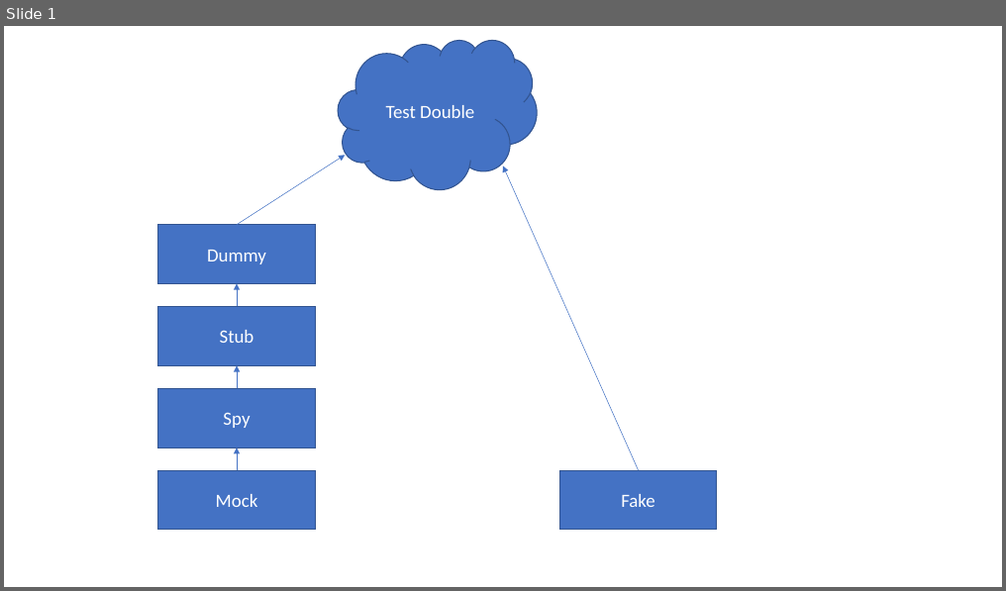
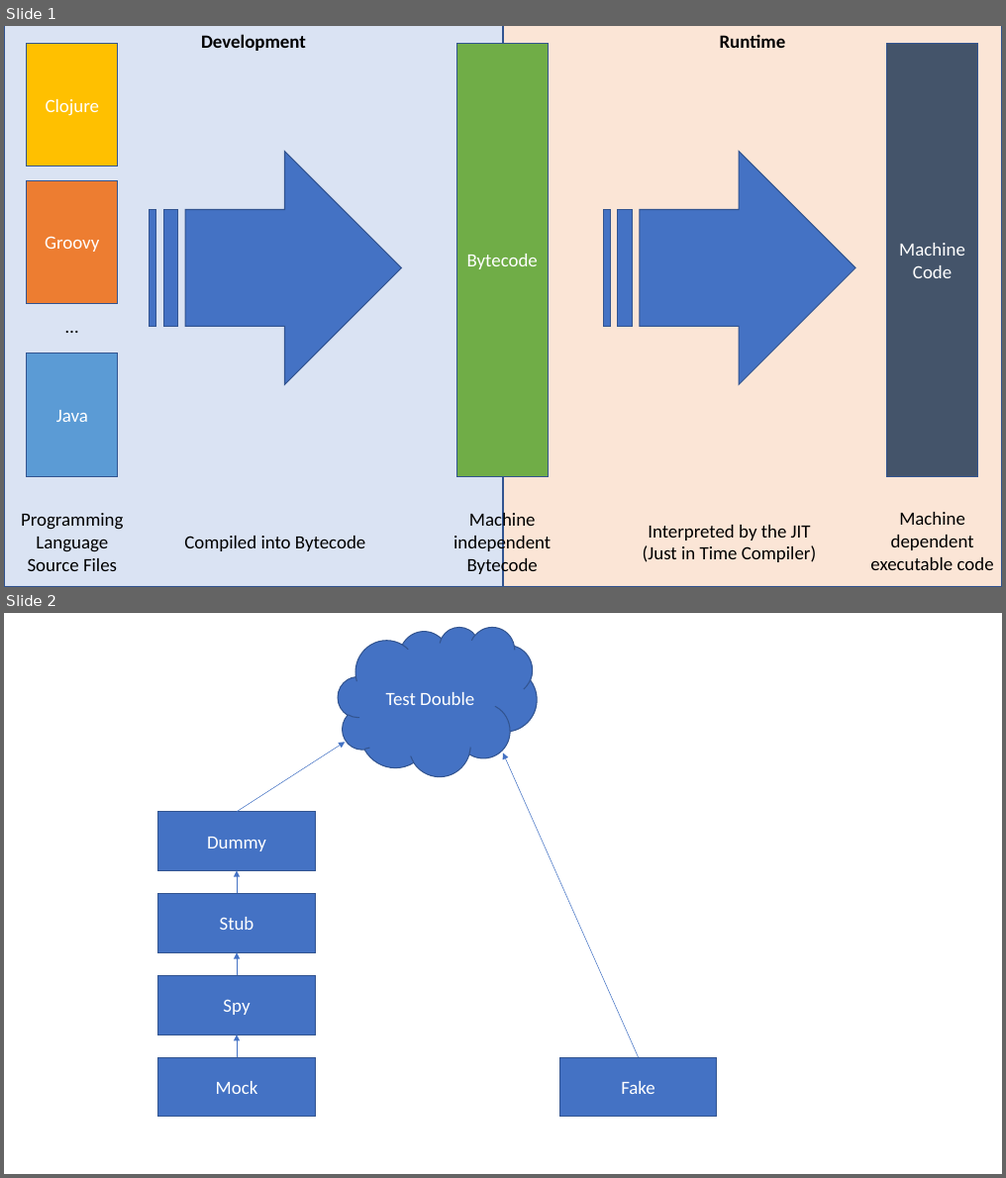
Before and after one commit to albertattard/java-boot-camp, a slide deck: assets/images/Images.pptx. Shown one above the other, each under a label of ours: slide 1 before the commit, slides 1 and 2 after it. The pictures are 1006x591 and 1006x1178 pixels, drawn with LibreOffice and Linux fonts; fonts in the diff are those of the drawing. Boxes give left, top, right and bottom in pixels: in the first picture for what was removed or moved away, otherwise in the second. Text is boxed around its words. In the diff, an @@ line names an element or a change of style, - is before the commit and + after.

Commit message:
Add more about Java

```diff
--- a/assets/images/Images.pptx
+++ b/assets/images/Images.pptx
@@ slide 1 added at box(4, 26, 1002, 587), background #FFFFFF @@
@@ rectangle added at box(4, 26, 503, 587), fill #DAE3F3, outline #325491 1 pt, 18 pt, text #000000, bold @@
+Development
@@ rectangle added at box(27, 43, 118, 166), fill #FFC000, outline #325491 1 pt, 18 pt, text #FFFFFF @@
+Clojure
@@ rectangle added at box(456, 43, 548, 476), fill #70AD47, outline #325491 1 pt, 18 pt, text #FFFFFF @@
+Bytecode
@@ rectangle added at box(503, 26, 1002, 587), fill #FBE5D6, outline #325491 1 pt, 18 pt, text #000000, bold @@
+Runtime
@@ rectangle added at box(887, 43, 978, 476), fill #44546A, outline #325491 1 pt, 18 pt, text #FFFFFF @@
+Machine Code
@@ striped right arrow added at box(150, 151, 402, 384), fill #4472C4, outline #325491 1 pt @@
@@ striped right arrow added at box(603, 151, 855, 384), fill #4472C4, outline #325491 1 pt @@
@@ rectangle added at box(27, 181, 118, 304), fill #ED7D31, outline #325491 1 pt, 18 pt, text #FFFFFF @@
+Groovy
@@ text added at box(57, 311, 86, 341), 18 pt, text #000000 @@
+…
@@ rectangle added at box(27, 354, 118, 476), fill #5B9BD5, outline #325491 1 pt, 18 pt, text #FFFFFF @@
+Java
@@ text added at box(21, 513, 123, 571), 18 pt, text #000000 @@
+Programming Language Source Files
@@ text added at box(453, 511, 550, 576), 18 pt, text #000000 @@
+Machine independent Bytecode
@@ text added at box(643, 525, 816, 563), 18 pt, text #000000 @@
+Interpreted by the JIT (Just in Time Compiler)
@@ text added at box(870, 512, 994, 570), 18 pt, text #000000 @@
+Machine dependent executable code
@@ text added at box(184, 536, 365, 552), 18 pt, text #000000 @@
+Compiled into Bytecode
@@ what was slide 1 is now slide 2 @@
```
Also in this commit, not shown: 4 other files.
